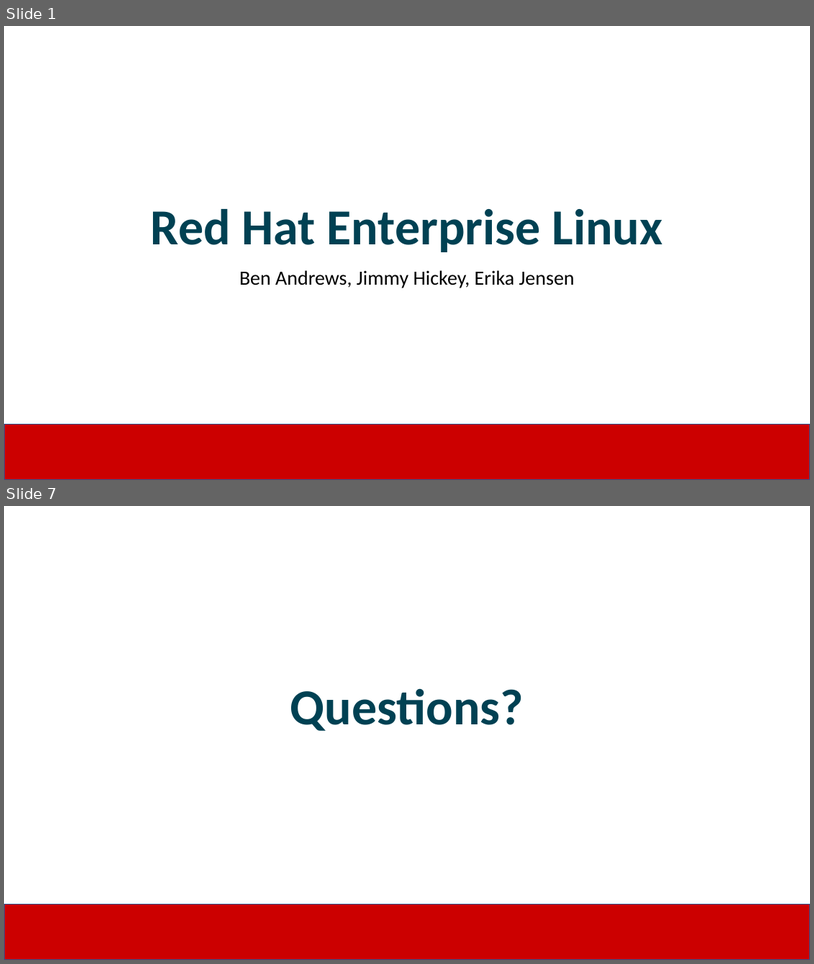
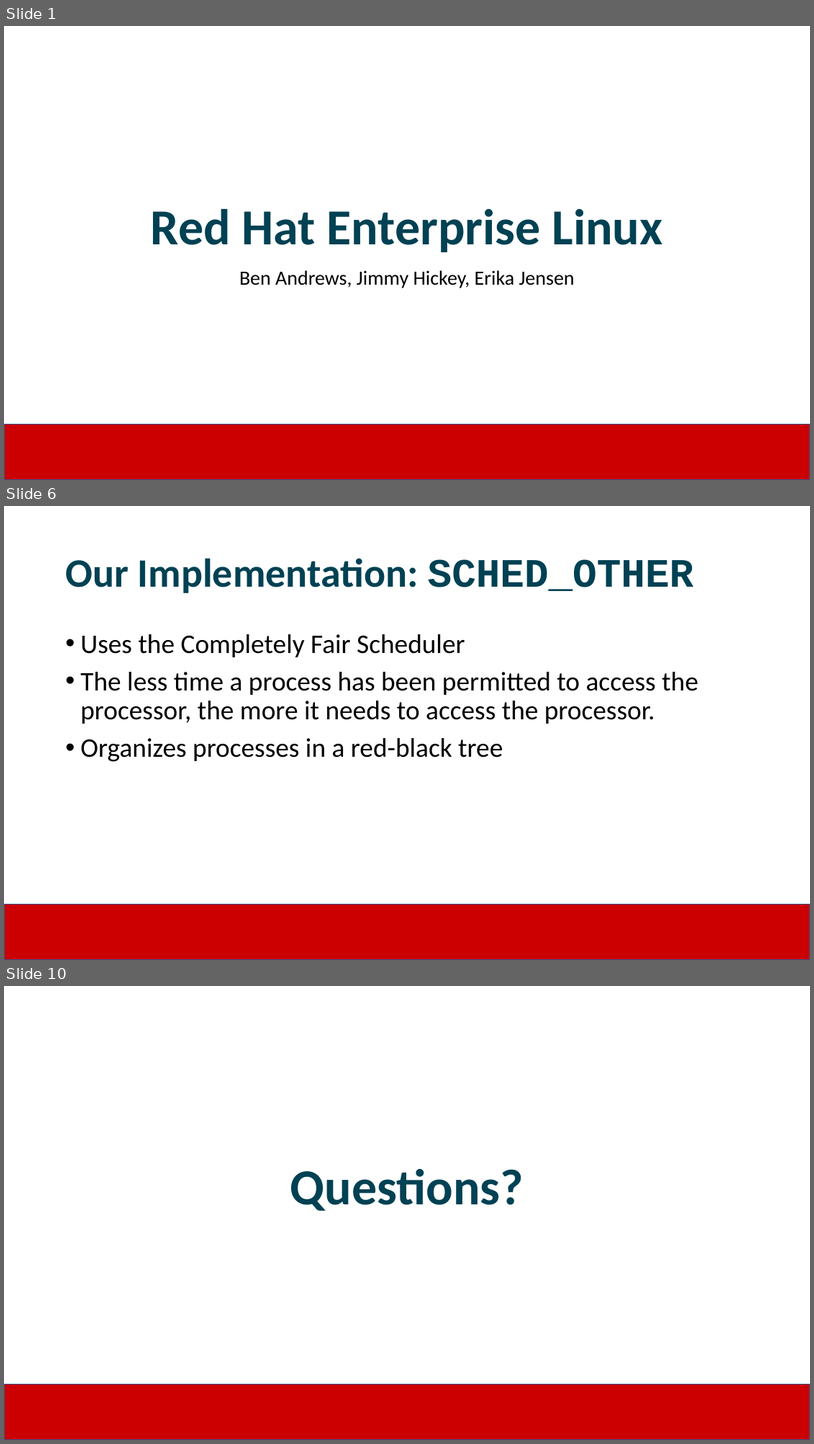
Before and after one commit to JimmyJHickey/Rambunctious-Homunculi, a slide deck: reports/RedHat_Presentation.pptx. Shown one above the other, each under a label of ours: slides 1 and 7 before the commit, slides 1, 6 and 10 after it; the slides between them are not shown. The pictures are 814x964 and 814x1444 pixels, drawn with LibreOffice and Linux fonts; fonts in the diff are those of the drawing; background and template pictures are left out. Boxes give left, top, right and bottom in pixels: in the first picture for what was removed or moved away, otherwise in the second. Text is boxed around its words. In the diff, an @@ line names an element or a change of style, - is before the commit and + after.

```diff
--- a/reports/RedHat_Presentation.pptx
+++ b/reports/RedHat_Presentation.pptx
@@ slide 6 added at <box>4,506,810,960</box>, background #FFFFFF; not listed: 1 template element that a slide beside it also shows @@
@@ title added at <box>65,558,694,593</box>, 48 pt, text #004153, bold @@
+Our Implementation: SCHED_OTHER
@@ text added at <box>80,634,699,762</box>, 32 pt, text #000000 @@
+• Uses the Completely Fair Scheduler
+• The less time a process has been permitted to access the processor, the more it needs to access the processor.
+• Organizes processes in a red-black tree
@@ what was slide 7 is now slide 10 @@
```
Also in this commit, not shown: 4 slides changed, 3 other slides added, 1 slide removed.
